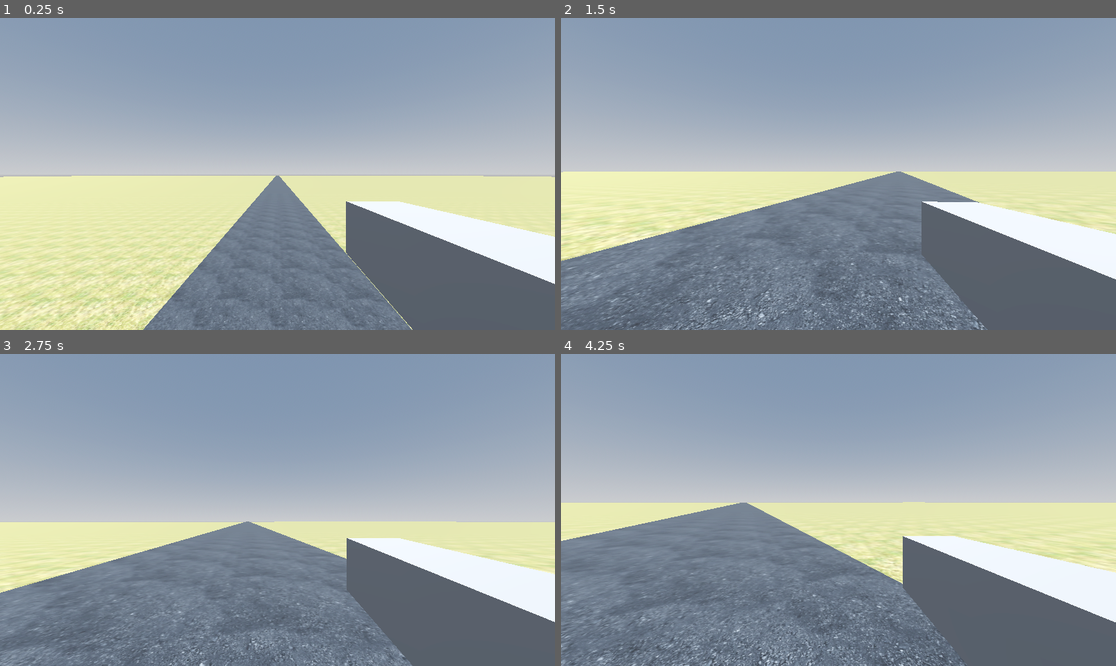
Above: before the commit, frames 1-4 (two rows, left to right).
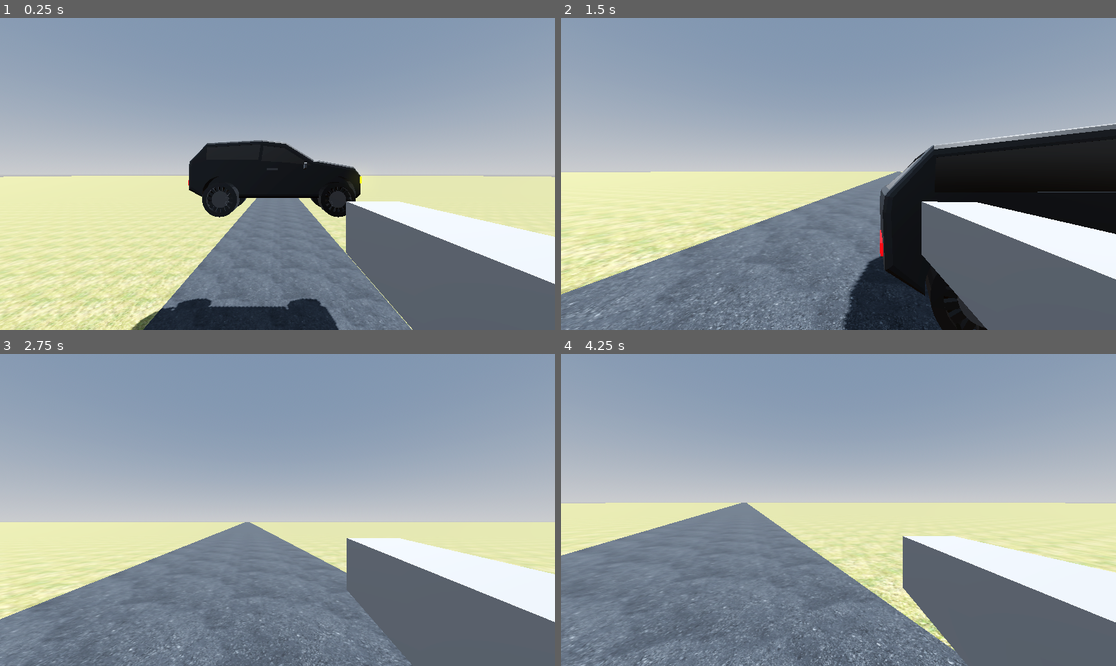
Above: after the commit, the same moments.

Repository: Tristin-S-Smith/TornadoGame
Game: Godot game, scene res://map/map.tscn
Same seed, same stepped clock (60 frames per second), same inputs: the game is played once before the commit and once after it.
Inputs (mouse positions are in pixels of both pictures, inside the frame that each line leads up to):
- Up to frame 1 (0.25 s): no input
- Up to frame 2 (1.5 s): tap Enter (ui_accept) at 0.5, 0.77 s; move the mouse to (866, 174) at 0.52 s; hold W (forward) from 0.53 s (still down); move the mouse to (810, 174) at 1.27 s
- Up to frame 3 (2.75 s): keep holding W (forward); tap Enter (ui_accept) at 1.52 s; move the mouse to (288, 503) at 2.02 s
- Up to frame 4 (4.25 s): keep holding W (forward); move the mouse to (832, 516) at 2.77 s; tap Enter (ui_accept) at 3.02, 3.77 s; move the mouse to (877, 513) at 3.52 s

The runs differ from the first frame. In frame 1, 8.1% of the frame differs, in the area x 23-66%, y 39-100%; in frame 2, 21%, in the area x 0-100%, y 33-100%; in frame 3, 5.0%; in frame 4, 6.9%.

Commit message:
Barebones car and entry animation

Diff:
--- /dev/null
+++ b/car/car.gd
@@ -0,0 +1,13 @@
+extends VehicleBody3D
+
+const MAX_STEER = 0.8
+
+# Called when the node enters the scene tree for the first time.
+func _ready() -> void:
+	pass # Replace with function body.
+
+
+# Called every frame. 'delta' is the elapsed time since the previous frame.
+func _process(delta: float) -> void:
+	steering = move_toward(steering, Input.get_axis("right", "left") * MAX_STEER, 2 * delta)
+	engine_force = Input.get_axis("backward", "forward") * 200
--- /dev/null
+++ b/car/car.tscn
@@ -0,0 +1,202 @@
+[gd_scene load_steps=12 format=3 uid="uid://cfwldmlsvc0ma"]
+
+[ext_resource type="PackedScene" uid="uid://wgww2dsp12ra" path="res://car/carBase.glb" id="1_dxy33"]
+[ext_resource type="Script" uid="uid://c0mvjsfcrdde0" path="res://car/car.gd" id="1_jpe8o"]
+[ext_resource type="PackedScene" uid="uid://ddmrwynbqd6gf" path="res://car/carDoor.glb" id="2_hkabp"]
+[ext_resource type="PackedScene" uid="uid://bpaiyqkvjdoee" path="res://car/wheel.glb" id="3_hkabp"]
+[ext_resource type="AudioStream" uid="uid://blk8o5pg81qow" path="res://car/sounds/engineLoop.wav" id="5_h3fet"]
+[ext_resource type="AudioStream" uid="uid://cqunqlmwvach1" path="res://car/sounds/open-car-door-372469.mp3" id="6_xhmyn"]
+[ext_resource type="AudioStream" uid="uid://bko1tacdiurxi" path="res://car/sounds/car-door-close-6929.mp3" id="7_vl2bd"]
+
+[sub_resource type="BoxShape3D" id="BoxShape3D_dxy33"]
+size = Vector3(6.5948486, 1.2338867, 2.379486)
+
+[sub_resource type="Animation" id="Animation_h3fet"]
+resource_name = "EnterCar"
+length = 2.0
+tracks/0/type = "value"
+tracks/0/imported = false
+tracks/0/enabled = true
+tracks/0/path = NodePath("carBase/Camera3D:position")
+tracks/0/interp = 1
+tracks/0/loop_wrap = true
+tracks/0/keys = {
+"times": PackedFloat32Array(0, 0.36666667, 0.73333335, 1.1333333, 1.1999999, 1.7333332),
+"transitions": PackedFloat32Array(1, 2, 0.5, 1, -2, 1),
+"update": 0,
+"values": [Vector3(0.05, 1, -2.002), Vector3(-0.365, 1, -2.827), Vector3(-0.335, 1, -1.692), Vector3(-0.335, 1, -1.1674821), Vector3(-0.335, 1, -1.1674821), Vector3(0.065, 1.08, -0.537)]
+}
+tracks/1/type = "value"
+tracks/1/imported = false
+tracks/1/enabled = true
+tracks/1/path = NodePath("carBase/Camera3D:rotation")
+tracks/1/interp = 1
+tracks/1/loop_wrap = true
+tracks/1/keys = {
+"times": PackedFloat32Array(0, 0.36666667, 0.73333335, 1.1333333, 1.1999999, 1.7333332),
+"transitions": PackedFloat32Array(1, 2, 0.5, 1, -2, 1),
+"update": 0,
+"values": [Vector3(0, 3.1415927, 0), Vector3(-0.28797933, 3.1415927, 0), Vector3(-0.2268928, 3.7262785, -1.3003717e-08), Vector3(-0.2268928, 5.061455, 0.17453292), Vector3(-0.2268928, 5.061455, 0.17453292), Vector3(0, 4.712389, 0)]
+}
+tracks/2/type = "value"
+tracks/2/imported = false
+tracks/2/enabled = true
+tracks/2/path = NodePath("DoorHinge:rotation")
+tracks/2/interp = 1
+tracks/2/loop_wrap = true
+tracks/2/keys = {
+"times": PackedFloat32Array(0, 0.43333334, 1.1333332, 1.4333333),
+"transitions": PackedFloat32Array(2, 1, 1, 1),
+"update": 0,
+"values": [Vector3(0, 0, 0), Vector3(0, -0.6981317, 0), Vector3(0, -0.6981317, 0), Vector3(0, 0, 0)]
+}
+tracks/3/type = "audio"
+tracks/3/imported = false
+tracks/3/enabled = true
+tracks/3/path = NodePath("AnimSounds")
+tracks/3/interp = 1
+tracks/3/loop_wrap = true
+tracks/3/keys = {
+"clips": [{
+"end_offset": 0.0,
+"start_offset": 0.17691466,
+"stream": ExtResource("6_xhmyn")
+}, {
+"end_offset": 0.0,
+"start_offset": 0.0,
+"stream": ExtResource("7_vl2bd")
+}],
+"times": PackedFloat32Array(0, 1.2333333)
+}
+tracks/3/use_blend = true
+
+[sub_resource type="Animation" id="Animation_bkrhx"]
+length = 0.001
+tracks/0/type = "value"
+tracks/0/imported = false
+tracks/0/enabled = true
+tracks/0/path = NodePath("carBase/Camera3D:position")
+tracks/0/interp = 1
+tracks/0/loop_wrap = true
+tracks/0/keys = {
+"times": PackedFloat32Array(0),
+"transitions": PackedFloat32Array(1),
+"update": 0,
+"values": [Vector3(0.05, 1, -2.002)]
+}
+tracks/1/type = "value"
+tracks/1/imported = false
+tracks/1/enabled = true
+tracks/1/path = NodePath("carBase/Camera3D:rotation")
+tracks/1/interp = 1
+tracks/1/loop_wrap = true
+tracks/1/keys = {
+"times": PackedFloat32Array(0),
+"transitions": PackedFloat32Array(1),
+"update": 0,
+"values": [Vector3(0, 3.1415927, 0)]
+}
+tracks/2/type = "value"
+tracks/2/imported = false
+tracks/2/enabled = true
+tracks/2/path = NodePath("DoorHinge:rotation")
+tracks/2/interp = 1
+tracks/2/loop_wrap = true
+tracks/2/keys = {
+"times": PackedFloat32Array(0),
+"transitions": PackedFloat32Array(1),
+"update": 0,
+"values": [Vector3(0, 0, 0)]
+}
+
+[sub_resource type="AnimationLibrary" id="AnimationLibrary_bkrhx"]
+_data = {
+&"EnterCar": SubResource("Animation_h3fet"),
+&"RESET": SubResource("Animation_bkrhx")
+}
+
+[node name="Car" type="VehicleBody3D"]
+gravity_scale = 4.0
+center_of_mass_mode = 1
+center_of_mass = Vector3(0.05, 0.27, 0)
+script = ExtResource("1_jpe8o")
+
+[node name="Driver_front" type="VehicleWheel3D" parent="."]
+transform = Transform3D(-4.371139e-08, 0, 1, 0, 1, 0, -1, 0, -4.371139e-08, 2.1564608, -0.44684023, -1.1831894)
+use_as_steering = true
+wheel_roll_influence = 0.01
+wheel_radius = 0.63
+wheel_friction_slip = 1.4
+suspension_stiffness = 120.0
+
+[node name="Wheel" parent="Driver_front" instance=ExtResource("3_hkabp")]
+transform = Transform3D(-4.371139e-08, 0, -1, 0, 1, 0, 1, 0, -4.371139e-08, 0, 0, 0)
+
+[node name="Driver_back" type="VehicleWheel3D" parent="."]
+transform = Transform3D(-4.371139e-08, 0, 1, 0, 1, 0, -1, 0, -4.371139e-08, -2.0577252, -0.44684023, -1.1831894)
+use_as_traction = true
+wheel_roll_influence = 0.01
+wheel_radius = 0.63
+wheel_friction_slip = 1.1
+suspension_travel = 0.15
+suspension_stiffness = 80.0
+
+[node name="Wheel" parent="Driver_back" instance=ExtResource("3_hkabp")]
+transform = Transform3D(-4.371139e-08, 0, -1, 0, 1, 0, 1, 0, -4.371139e-08, 0, 0, 0)
+
+[node name="Passenger_front" type="VehicleWheel3D" parent="."]
+transform = Transform3D(-4.371139e-08, 0, 1, 0, 1, 0, -1, 0, -4.371139e-08, 2.1564608, -0.44684023, 1.1770933)
+use_as_steering = true
+wheel_roll_influence = 0.01
+wheel_radius = 0.63
+wheel_friction_slip = 1.4
+suspension_stiffness = 120.0
+
+[node name="Wheel" parent="Passenger_front" instance=ExtResource("3_hkabp")]
+transform = Transform3D(1.3113416e-07, 0, 1, 0, 1, 0, -1, 0, 1.3113416e-07, 0, 0, 0)
+
+[node name="Passenger_back" type="VehicleWheel3D" parent="."]
+transform = Transform3D(-4.371139e-08, 0, 1, 0, 1, 0, -1, 0, -4.371139e-08, -2.057725, -0.44684023, 1.1770928)
+use_as_traction = true
+wheel_roll_influence = 0.01
+wheel_radius = 0.63
+wheel_friction_slip = 1.1
+suspension_travel = 0.15
+suspension_stiffness = 80.0
+
+[node name="Wheel" parent="Passenger_back" instance=ExtResource("3_hkabp")]
+transform = Transform3D(-4.371138e-08, 0, 1, 0, 1, 0, -1, 0, -4.371138e-08, 0, 0, 0)
+
+[node name="CollisionShape3D" type="CollisionShape3D" parent="."]
+transform = Transform3D(1, 0, 0, 0, 1, 0, 0, 0, 1, -0.09829092, -0.11694336, -0.0032806396)
+visible = false
+shape = SubResource("BoxShape3D_dxy33")
+
+[node name="carBase" parent="." instance=ExtResource("1_dxy33")]
+
+[node name="Camera3D" type="Camera3D" parent="carBase"]
+transform = Transform3D(-0.99999994, 0, -8.742278e-08, 0, 1, 0, 8.742277e-08, 0, -1, 0.05, 1, -2.002)
+
+[node name="DoorHinge" type="Node3D" parent="."]
+transform = Transform3D(1, 0, 0, 0, 1, 0, 0, 0, 1, 1.2241762, 0, -1.164827)
+
+[node name="carDoor" parent="DoorHinge" instance=ExtResource("2_hkabp")]
+transform = Transform3D(1, 0, 0, 0, 1, 0, 0, 0, 1, -1.2241762, 0, 1.164827)
+
+[node name="Engine" type="AudioStreamPlayer3D" parent="."]
+transform = Transform3D(1, 0, 0, 0, 1, 0, 0, 0, 1, 2.1848989, 0.18538529, 0)
+stream = ExtResource("5_h3fet")
+attenuation_model = 1
+volume_db = -15.0
+max_db = 0.0
+autoplay = true
+attenuation_filter_cutoff_hz = 20500.0
+
+[node name="AnimationPlayer" type="AnimationPlayer" parent="."]
+libraries = {
+&"": SubResource("AnimationLibrary_bkrhx")
+}
+
+[node name="AnimSounds" type="AudioStreamPlayer" parent="."]
+
+[editable path="carBase"]
--- a/map/map.tscn
+++ b/map/map.tscn
@@ -1,8 +1,9 @@
-[gd_scene load_steps=13 format=3 uid="uid://bl3losxm3rp87"]
+[gd_scene load_steps=14 format=3 uid="uid://bl3losxm3rp87"]
 
 [ext_resource type="Texture2D" uid="uid://breyyklk5lj6j" path="res://map/textures/foundation/grass01.jpg" id="1_a0dt8"]
 [ext_resource type="Texture2D" uid="uid://tf64kwmlehbi" path="res://map/textures/foundation/asphalt_road_3.jpg" id="2_4hjbm"]
 [ext_resource type="PackedScene" uid="uid://d12fg5cw2ptk3" path="res://player/player.tscn" id="3_4hjbm"]
+[ext_resource type="PackedScene" uid="uid://cfwldmlsvc0ma" path="res://car/car.tscn" id="4_lgq1i"]
 
 [sub_resource type="ProceduralSkyMaterial" id="ProceduralSkyMaterial_4hjbm"]
 sky_horizon_color = Color(0.66224277, 0.6717428, 0.6867428, 1)
@@ -68,3 +69,6 @@
 [node name="Player" parent="." instance=ExtResource("3_4hjbm")]
 transform = Transform3D(1, 0, 0, 0, 1, 0, 0, 0, 1, 0, 4.851625, 0)
 cam_speed = 0.005
+
+[node name="Car" parent="." instance=ExtResource("4_lgq1i")]
+transform = Transform3D(1, 0, 0, 0, 1, 0, 0, 0, 1, 0, 5.8820696, -8.522393)
--- a/player/player.tscn
+++ b/player/player.tscn
@@ -5,6 +5,7 @@
 [sub_resource type="CapsuleMesh" id="CapsuleMesh_oul6g"]
 
 [sub_resource type="CapsuleShape3D" id="CapsuleShape3D_rkbax"]
+height = 2.5
 
 [sub_resource type="BoxMesh" id="BoxMesh_oul6g"]
 size = Vector3(0.1, 0.1, 1)
@@ -19,6 +20,7 @@
 mesh = SubResource("CapsuleMesh_oul6g")
 
 [node name="CollisionShape3D" type="CollisionShape3D" parent="."]
+transform = Transform3D(1, 0, 0, 0, 1, 0, 0, 0, 1, 0, -0.27971947, 0)
 shape = SubResource("CapsuleShape3D_rkbax")
 
 [node name="Cam" type="Node3D" parent="."]
Not shown, added: car/car.gd.uid
Binary file added: car/carBase.glb
Not shown, added: car/carBase.glb.import
Binary file added: car/carDoor.glb
Not shown, added: car/carDoor.glb.import
Not shown, added: car/sounds/car-door-close-6929.mp3.import
Not shown, added: car/sounds/engineLoop.wav.import
Not shown, added: car/sounds/open-car-door-372469.mp3.import
Binary file added: car/wheel.glb
Not shown, added: car/wheel.glb.import
Not shown, added: fonts/Tienne/OFL.txt
Binary file added: fonts/Tienne/Tienne-Black.ttf
(and 8 more such lines)
